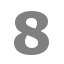
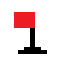
Layered file, before and after one edit (64x64). Changes by layer:
added layer "Pasted Layer #1" above "1" over [14, 12, 47, 54]
hid "8" over [14, 11, 49, 55]
